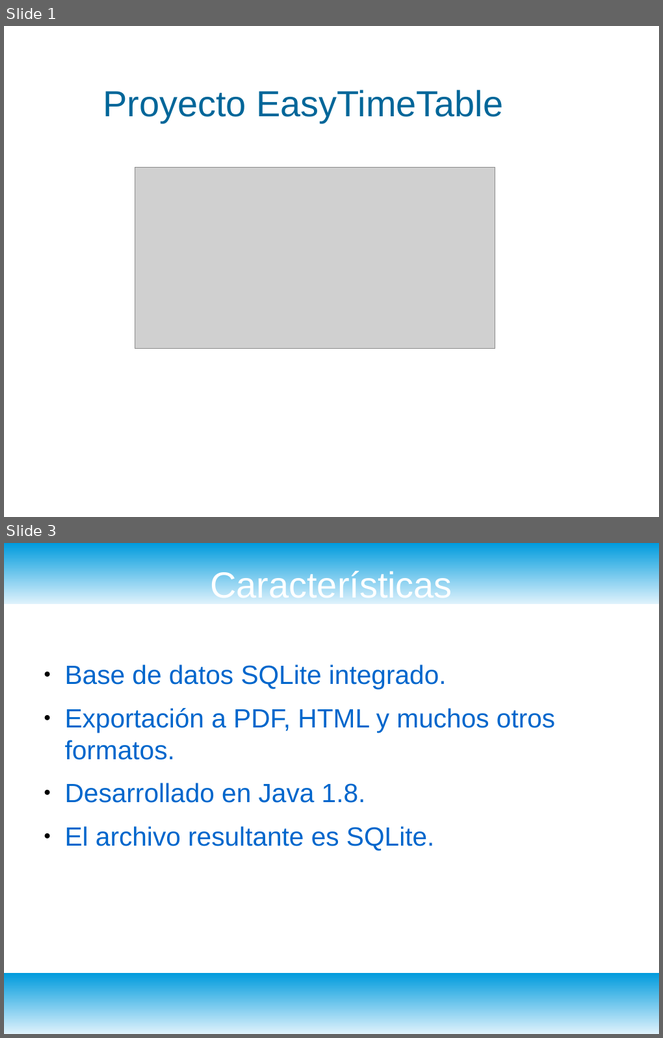
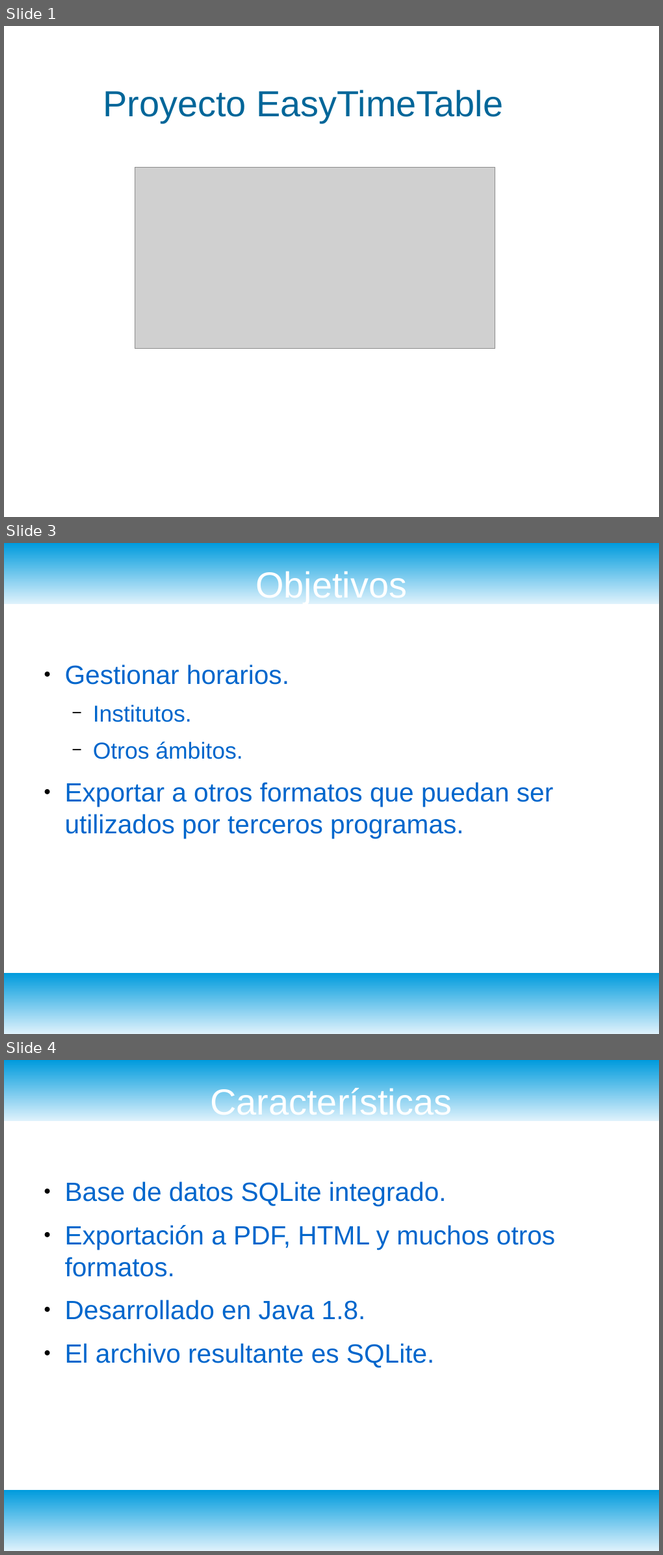
Before and after one commit to AdrianRubioT/ProyectoDAM_Easy_Timetable, a slide deck: Entrega/Presentacion/Presentacion.odp. Shown one above the other, each under a label of ours: slides 1 and 3 before the commit, slides 1, 3 and 4 after it; the slides between them are not shown. The pictures are 663x1038 and 663x1555 pixels, drawn with LibreOffice and Linux fonts; fonts in the diff are those of the drawing; grey boxes stand for pictures; background and template pictures are left out. Boxes give left, top, right and bottom in pixels: in the first picture for what was removed or moved away, otherwise in the second. Text is boxed around its words. In the diff, an @@ line names an element or a change of style, - is before the commit and + after.

Commit message:
aniadido diapositiva objetivos y empliado funcionamiento con codigo

```diff
--- a/Entrega/Presentacion/Presentacion.odp
+++ b/Entrega/Presentacion/Presentacion.odp
@@ slide 3 added at [4, 543, 659, 1034], background #FFFFFF; not listed: 2 template elements that a slide beside it also shows @@
@@ title added at [256, 569, 407, 604], 44 pt, text #FFFFFF @@
+Objetivos
@@ text added at [65, 665, 553, 839], 32 pt, text #0066CC @@
+● Gestionar horarios.
+  − Institutos.
+  − Otros ámbitos.
+● Exportar a otros formatos que puedan ser utilizados por terceros programas.
@@ what was slide 3 is now slide 4 @@
```
Also in this commit, not shown: 2 slides changed, 2 other slides added.
